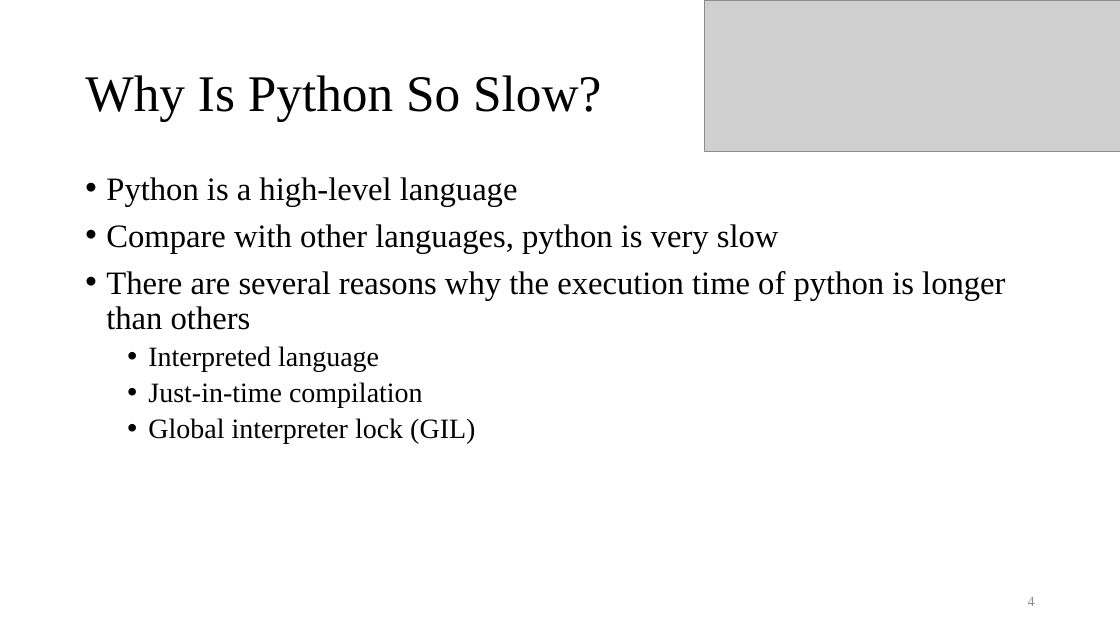
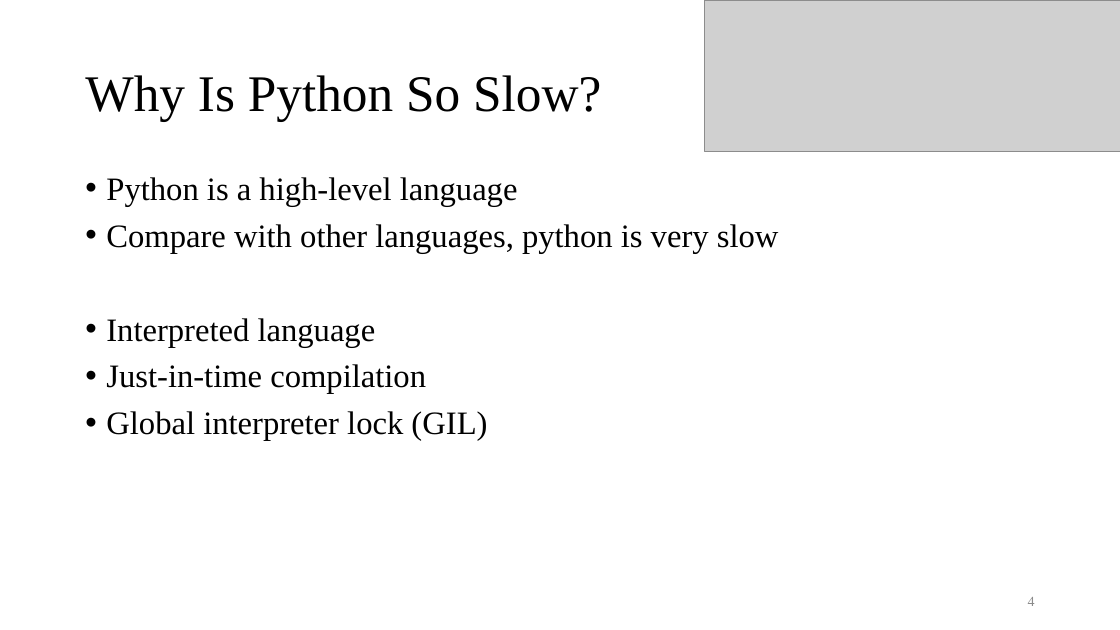
Before and after one commit to Ch-EnShen/intro_to_cp_I_mid, a slide deck: slide 4 of Introduction to cython.pptx. Drawn at 1120x630 pixels with LibreOffice and Linux fonts; fonts in the diff are those of the drawing; grey boxes stand for pictures. Boxes give left, top, right and bottom in pixels: in the first picture for what was removed or moved away, otherwise in the second. Text is boxed around its words. In the diff, an @@ line names an element or a change of style, - is before the commit and + after.

```diff
--- a/Introduction to cython.pptx
+++ b/Introduction to cython.pptx
@@ text at (106, 271, 1005, 330): paragraph removed @@
-• There are several reasons why the execution time of python is longer than others
@@ text at (106, 318, 487, 441): size 24 to 28 pt in "Interpreted language", "Just-in-time compilation", "Global interpreter lock (GIL)"; list level 2 to 1 in "Interpreted language"; list level 2 to 1 in "Just-in-time compilation"; list level 2 to 1 in "Global interpreter lock (GIL)" @@
```
Also in this commit, not shown: 6 other slides changed, 1 slide added, 2 slides removed, 2 other files.
